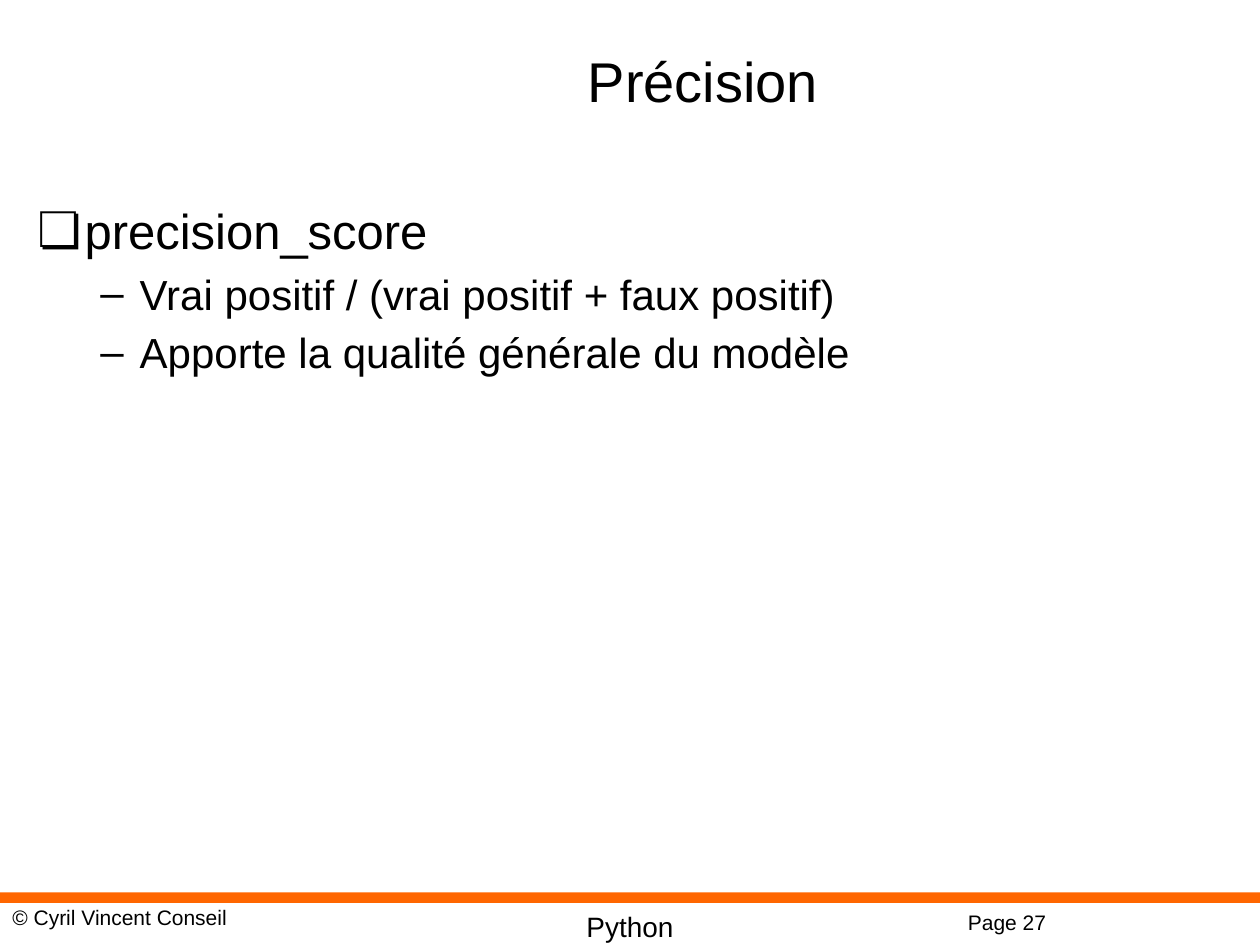
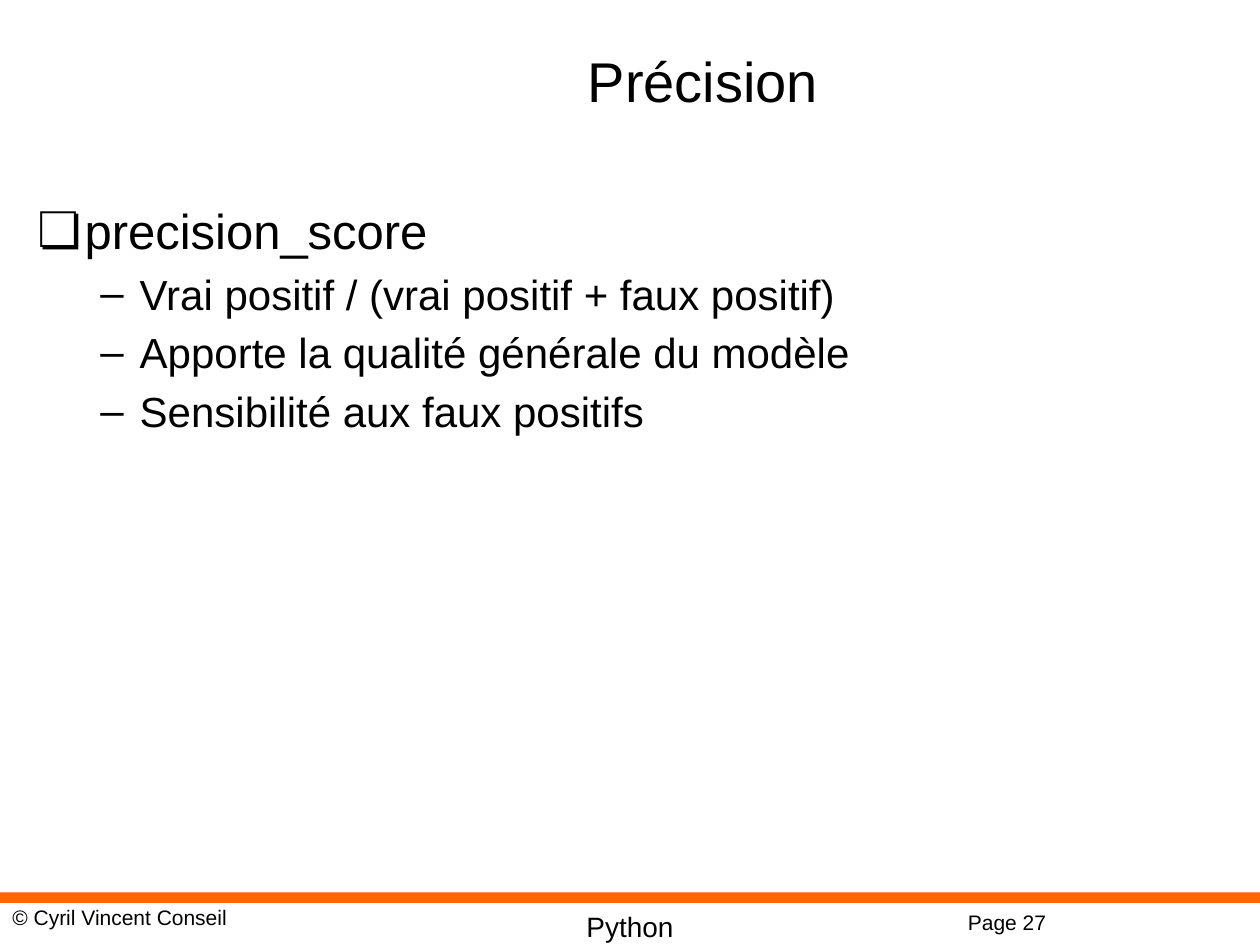
Before and after one commit to cyrilvincent/ML, a slide deck: slide 27 of PPT/MachineLearning18-NeuralNetwork.pptx. Drawn at 1260x945 pixels with LibreOffice and Linux fonts; fonts in the diff are those of the drawing; background and template pictures are left out. Boxes give left, top, right and bottom in pixels: in the first picture for what was removed or moved away, otherwise in the second. Text is boxed around its words. In the diff, an @@ line names an element or a change of style, - is before the commit and + after.

```diff
--- a/PPT/MachineLearning18-NeuralNetwork.pptx
+++ b/PPT/MachineLearning18-NeuralNetwork.pptx
@@ text at [140, 396, 644, 436]: paragraph added @@
+  – Sensibilité aux faux positifs
```
Also in this commit, not shown: 2 other slides changed, 1 slide removed, 1 other file.
